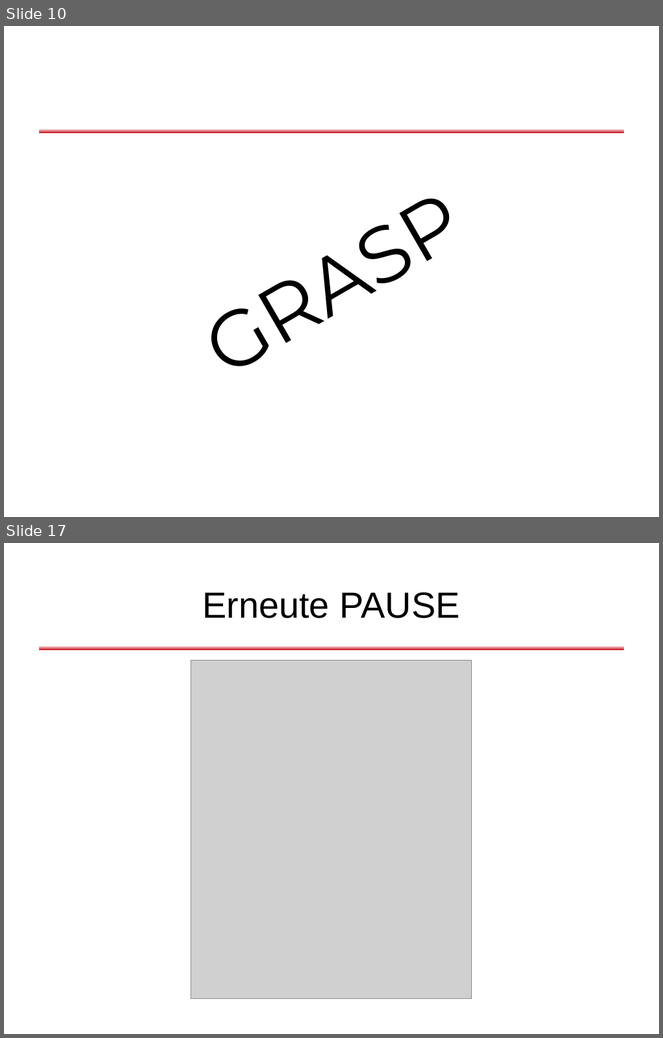
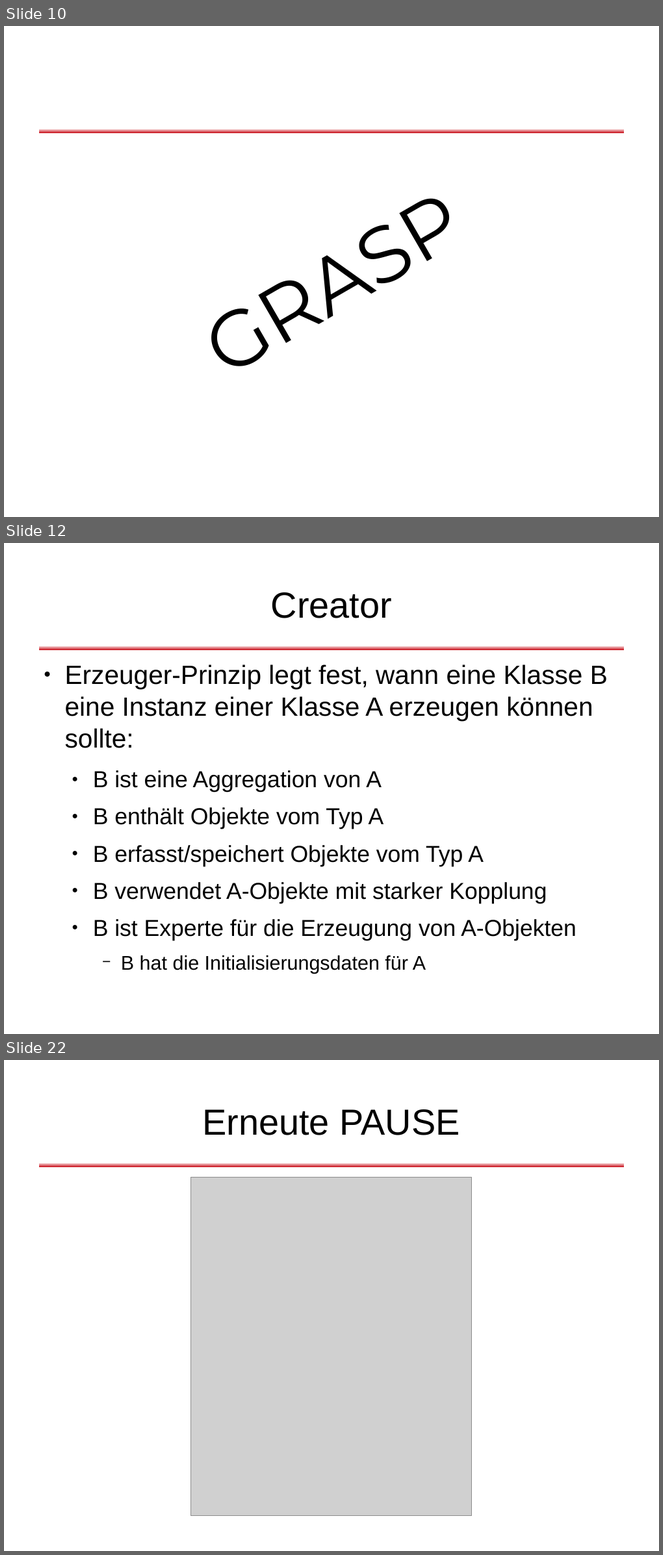
Before and after one commit to dlindner/vorlesung-se2-dhbw, a slide deck: added_2010/Objektorientierte Designregeln.odp. Shown one above the other, each under a label of ours: slides 10 and 17 before the commit, slides 10, 12 and 22 after it; the slides between them are not shown. The pictures are 663x1038 and 663x1555 pixels, drawn with LibreOffice and Linux fonts; fonts in the diff are those of the drawing; grey boxes stand for pictures; background and template pictures are left out. Boxes give left, top, right and bottom in pixels: in the first picture for what was removed or moved away, otherwise in the second. Text is boxed around its words. In the diff, an @@ line names an element or a change of style, - is before the commit and + after.

Commit message:
GRASP-Prinzip eingefügt, Folien in Beta-Version vollständig

```diff
--- a/added_2010/Objektorientierte Designregeln.odp
+++ b/added_2010/Objektorientierte Designregeln.odp
@@ slide 12 added at [4,543,659,1034], background #FFFFFF; not listed: 1 template element that a slide beside it also shows @@
@@ title added at [271,592,392,618], 44 pt, text #000000 @@
+Creator
@@ text added at [65,665,608,974], 28 pt, text #000000 @@
+● Erzeuger-Prinzip legt fest, wann eine Klasse B eine Instanz einer Klasse A erzeugen können sollte:
+  ● B ist eine Aggregation von A
+  ● B enthält Objekte vom Typ A
+  ● B erfasst/speichert Objekte vom Typ A
+  ● B verwendet A-Objekte mit starker Kopplung
+  ● B ist Experte für die Erzeugung von A-Objekten
+    − B hat die Initialisierungsdaten für A
@@ what was slide 17 is now slide 22 @@
```
Also in this commit, not shown: 1 slide changed, 9 other slides added, 5 slides removed.
